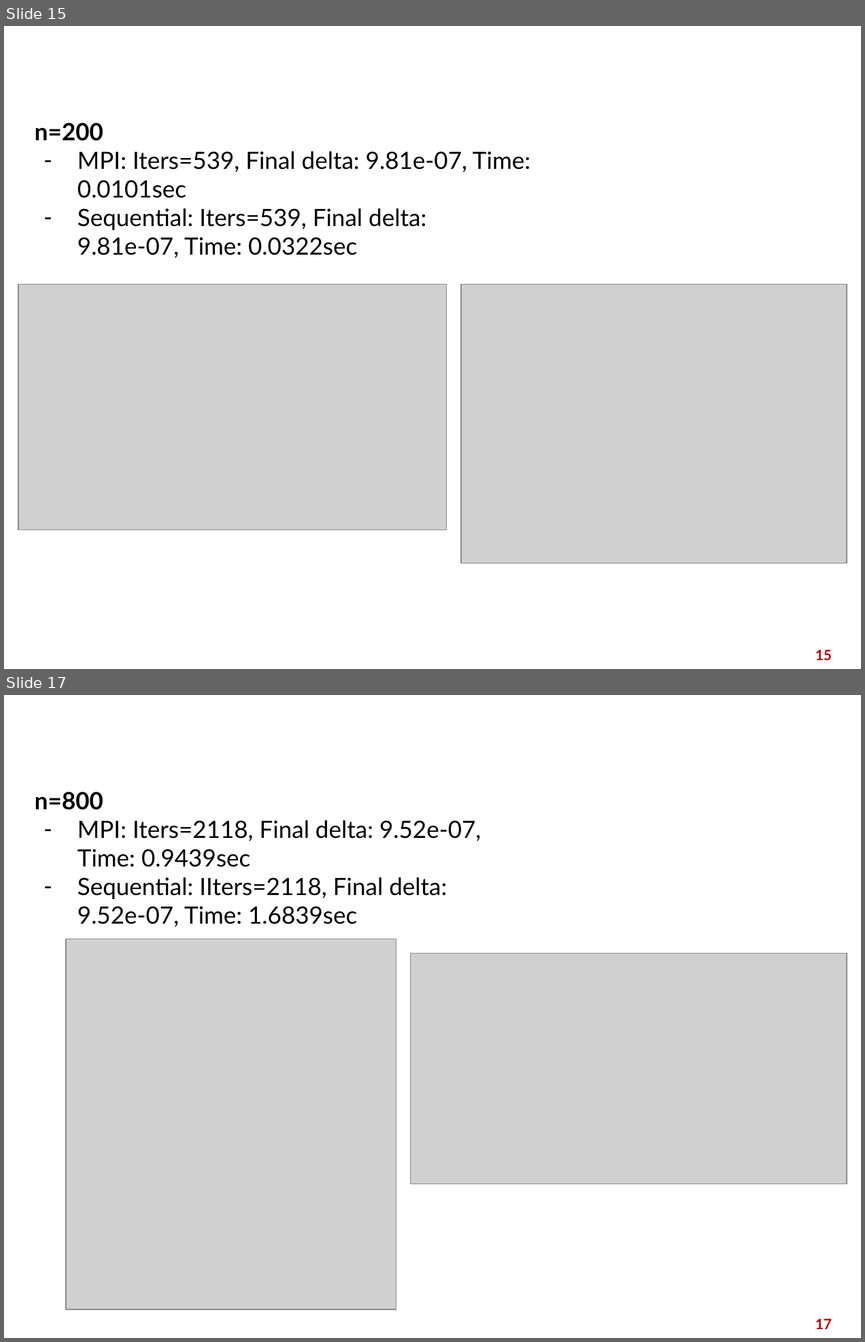
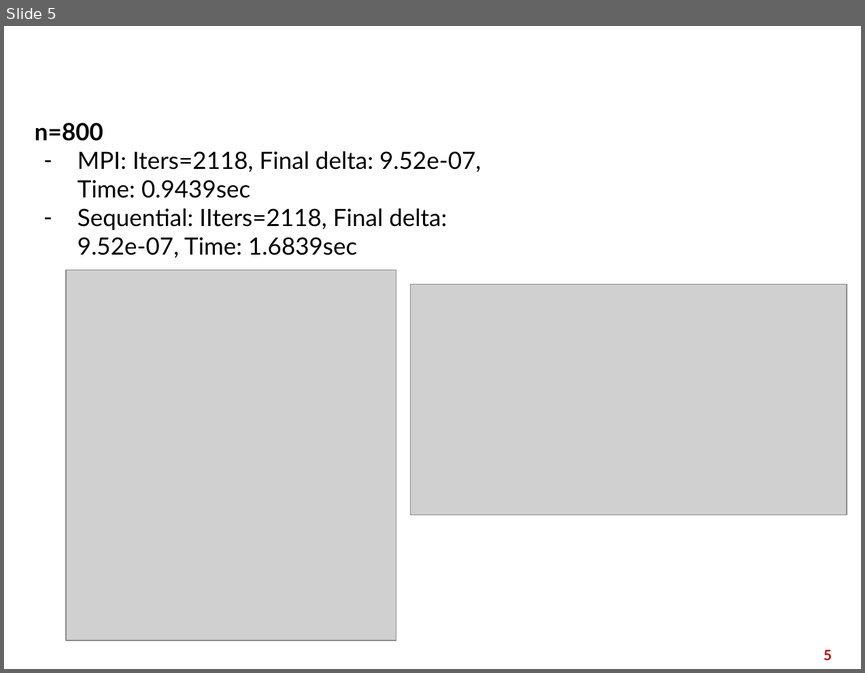
Before and after one commit to Namtxbk/tabusearch, a slide deck: Slide môn TÍnh Toán Hiệu Năng Cao.pptx. Shown one above the other, each under a label of ours: slides 15 and 17 before the commit, slide 5 after it; the slides between them are not shown. The pictures are 865x1342 and 865x673 pixels, drawn with LibreOffice and Linux fonts; fonts in the diff are those of the drawing; grey boxes stand for pictures; background and template pictures are left out. Boxes give left, top, right and bottom in pixels: in the first picture for what was removed or moved away, otherwise in the second. Text is boxed around its words. In the diff, an @@ line names an element or a change of style, - is before the commit and + after.

```diff
--- a/Slide môn TÍnh Toán Hiệu Năng Cao.pptx
+++ b/Slide môn TÍnh Toán Hiệu Năng Cao.pptx
@@ slide 15 removed at [4, 26, 861, 669], background picture (left out) @@
@@ title removed at [26, 33, 839, 76] @@
-Kết quả
@@ text removed at [35, 123, 530, 258] @@
-n=200
-– MPI: Iters=539, Final delta: 9.81e-07, Time: 0.0101sec
-– Sequential: Iters=539, Final delta: 9.81e-07, Time: 0.0322sec
@@ picture removed at [18, 284, 447, 530] @@
@@ picture removed at [461, 284, 847, 563] @@
@@ page number removed at [815, 649, 832, 660] @@
-15
@@ what was slide 17 is now slide 5 @@
@@ page number at [823, 649, 832, 660]: text changed @@
-17
+5
```
Also in this commit, not shown: 3 slides added, 14 other slides removed, 10 other files.
